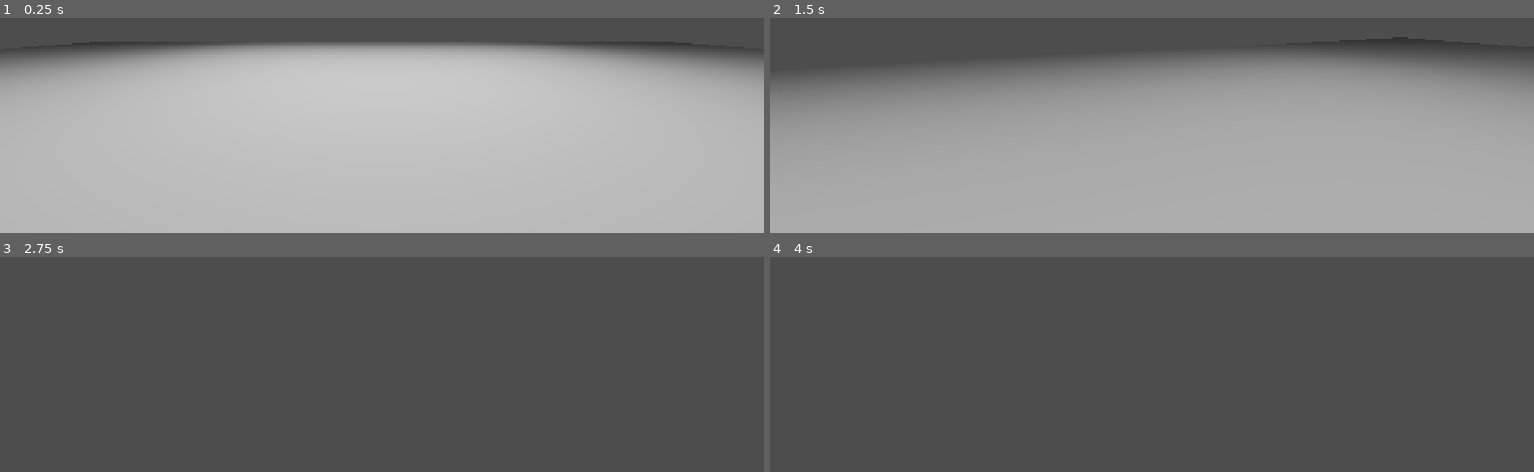
Above: before the commit, frames 1-4 (two rows, left to right).
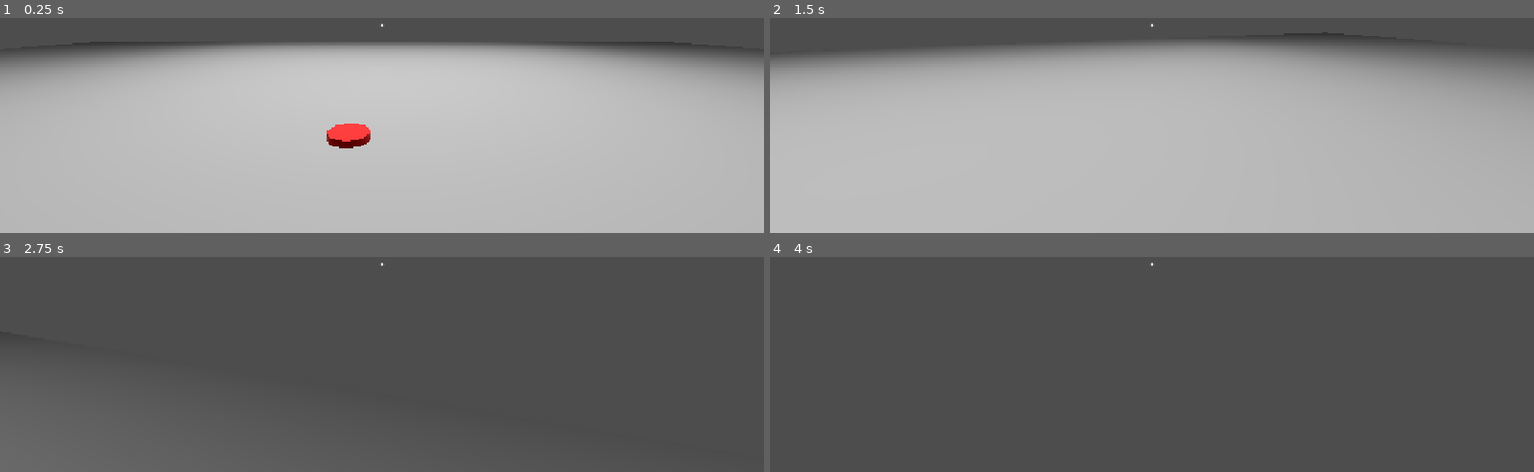
Above: after the commit, the same moments.

Repository: AlexLietha/Slacker
Game: Godot game, scene res://Scenes/test.tscn
The game is run twice, just before and just after one commit, with the same random seed, the same clock (stepped at 60 frames per second) and the same inputs. The project has no main scene, so this scene is started directly.
Inputs (mouse positions are in pixels of both pictures, inside the frame that each line leads up to):
- Up to frame 1 (0.25 s): no input
- Up to frame 2 (1.5 s): move the mouse to (1144, 26) at 0.52 s; hold W (moveForward) from 0.53 s (still down); tap E (interact) at 0.6, 1.35 s; move the mouse to (1205, 24) at 1.27 s
- Up to frame 3 (2.75 s): keep holding W (moveForward); move the mouse to (outside the picture) at 2.02 s; tap E (interact) at 2.1 s
- Up to frame 4 (4 s): move the mouse to (1159, 257) at 2.77 s; release W (moveForward) at 2.78 s; hold A (moveLeft) 2.78-3.53 s; tap E (interact) at 2.85, 3.6 s; tap Enter at 3.5 s; move the mouse to (outside the picture) at 3.52 s; hold W (moveForward) from 3.53 s (still down)

The runs differ from the first frame. In frame 1, 0.6% of the frame differs, in the area x 42-51%, y 2-61%; in frame 2, 29%, in the area x 0-86%, y 2-73%; in frame 3, 1.2%; in frame 4, less than 0.1%.

Commit message:
added Grabbable Objects

Diff:
--- /dev/null
+++ b/slacker/Scenes/grabbable_object.tscn
@@ -0,0 +1,31 @@
+[gd_scene format=3 uid="uid://be2lpldotxs4g"]
+
+[ext_resource type="Script" uid="uid://ddlch850wo3no" path="res://Scripts/grabbable_object.gd" id="1_g5dvv"]
+[ext_resource type="Script" uid="uid://8hid0kygyi71" path="res://Scripts/interactible_component.gd" id="2_74iel"]
+[ext_resource type="Script" uid="uid://6fa7wffcrtgs" path="res://Scripts/grabbable_component.gd" id="3_3vkii"]
+
+[sub_resource type="CylinderShape3D" id="CylinderShape3D_7jh4o"]
+height = 0.03
+radius = 0.1
+
+[sub_resource type="StandardMaterial3D" id="StandardMaterial3D_7jh4o"]
+albedo_color = Color(1, 0, 0, 1)
+
+[node name="grabbableObject" type="RigidBody3D" unique_id=844689755 node_paths=PackedStringArray("interactableComponent", "grabbableComponent")]
+script = ExtResource("1_g5dvv")
+interactableComponent = NodePath("InteractableComponent")
+grabbableComponent = NodePath("GrabbableComponent")
+
+[node name="InteractableComponent" type="Node" parent="." unique_id=56224242]
+script = ExtResource("2_74iel")
+
+[node name="GrabbableComponent" type="Node" parent="." unique_id=1603987229]
+script = ExtResource("3_3vkii")
+
+[node name="CollisionShape3D" type="CollisionShape3D" parent="." unique_id=138031346]
+shape = SubResource("CylinderShape3D_7jh4o")
+
+[node name="CSGCylinder3D" type="CSGCylinder3D" parent="." unique_id=408280462]
+radius = 0.1
+height = 0.03
+material = SubResource("StandardMaterial3D_7jh4o")
--- a/slacker/Scenes/player.tscn
+++ b/slacker/Scenes/player.tscn
@@ -1,7 +1,7 @@
 [gd_scene format=3 uid="uid://w1hcy6j1i0vj"]
 
-[ext_resource type="Script" uid="uid://j5kxh4tou35y" path="res://scripts/interaction.gd" id="1_3vyb7"]
-[ext_resource type="Script" uid="uid://dqpaw7ty68pbe" path="res://scripts/playerMovement.gd" id="1_g2els"]
+[ext_resource type="Script" uid="uid://j5kxh4tou35y" path="res://Scripts/interaction.gd" id="1_3vyb7"]
+[ext_resource type="Script" uid="uid://dqpaw7ty68pbe" path="res://Scripts/playerMovement.gd" id="1_g2els"]
 
 [sub_resource type="BoxShape3D" id="BoxShape3D_7jh4o"]
 size = Vector3(0.6, 1, 0.15)
@@ -9,38 +9,33 @@
 [node name="Player" type="CharacterBody3D" unique_id=1090027167]
 script = ExtResource("1_g2els")
 
-[node name="Interaction Range" type="RayCast3D" parent="." unique_id=1386856921]
-transform = Transform3D(1, 0, 0, 0, 1, 0, 0, 0, 1, 0, 0.8, 0)
-target_position = Vector3(0, 0, -1)
-script = ExtResource("1_3vyb7")
-
 [node name="Camera3D" type="Camera3D" parent="." unique_id=1067204491]
 transform = Transform3D(1, 0, 0, 0, 1, 0, 0, 0, 1, 0, 0.8, 0)
 current = true
 
+[node name="Interaction Range" type="RayCast3D" parent="Camera3D" unique_id=1386856921]
+transform = Transform3D(1, 0, 0, 0, 1, 0, 0, 0, 1, 0, 0, -0.09092179)
+target_position = Vector3(0, 0, -3)
+script = ExtResource("1_3vyb7")
+
 [node name="Body" type="Node3D" parent="." unique_id=975716534]
-
-[node name="CSGCylinder3D" type="CSGCylinder3D" parent="Body" unique_id=1251306329]
-transform = Transform3D(1, 0, 0, 0, -4.371139e-08, -1, 0, 1, -4.371139e-08, 0, 0.76318574, 0)
-radius = 0.1
-height = 0.15
-sides = 16
-
-[node name="CSGCylinder3D2" type="CSGCylinder3D" parent="Body" unique_id=682115544]
-transform = Transform3D(1, 0, 0, 0, -4.371139e-08, -1, 0, 1, -4.371139e-08, 0, 0.34376913, 0)
-radius = 0.3
-height = 0.15
-sides = 16
-
-[node name="CSGBox3D2" type="CSGBox3D" parent="Body/CSGCylinder3D2" unique_id=946722839]
-transform = Transform3D(1, 0, 0, 0, -4.371139e-08, 1, 0, -1, -4.371139e-08, 0, 0.019384764, 0.25)
-operation = 2
-size = Vector3(0.615, 0.5, 0.18876953)
-
-[node name="CSGBox3D" type="CSGBox3D" parent="Body" unique_id=1349500003]
-transform = Transform3D(1, 0, 0, 0, 1, 0, 0, 0, 1, 0, 0.25, 0)
-size = Vector3(0.25, 0.5, 0.15)
 
 [node name="CollisionShape3D" type="CollisionShape3D" parent="." unique_id=312660711]
 transform = Transform3D(1, 0, 0, 0, 1, 0, 0, 0, 1, 0, 0.5, 0)
 shape = SubResource("BoxShape3D_7jh4o")
+
+[node name="Crosshair" type="CanvasLayer" parent="." unique_id=762339402]
+
+[node name="Label" type="Label" parent="Crosshair" unique_id=1229928161]
+anchors_preset = 15
+anchor_right = 1.0
+anchor_bottom = 1.0
+grow_horizontal = 2
+grow_vertical = 2
+theme_override_font_sizes/font_size = 30
+text = "."
+horizontal_alignment = 1
+vertical_alignment = 1
+
+[node name="GrabbedObjectPosition" type="Node3D" parent="." unique_id=1229670346]
+transform = Transform3D(1, 0, 0, 0, 1, 0, 0, 0, 1, 0, 0.5835149, -0.43490535)
--- a/slacker/Scenes/test.tscn
+++ b/slacker/Scenes/test.tscn
@@ -1,6 +1,7 @@
 [gd_scene format=3 uid="uid://c2dsntpomcf6p"]
 
 [ext_resource type="PackedScene" uid="uid://w1hcy6j1i0vj" path="res://Scenes/player.tscn" id="1_lc1oi"]
+[ext_resource type="PackedScene" uid="uid://be2lpldotxs4g" path="res://Scenes/grabbable_object.tscn" id="2_8od7v"]
 
 [sub_resource type="Environment" id="Environment_7jh4o"]
 ambient_light_color = Color(1, 1, 1, 1)
@@ -21,3 +22,6 @@
 light_energy = 16.0
 area_range = 30.0
 area_size = Vector2(10, 10)
+
+[node name="grabbableObject" parent="." unique_id=446894522 instance=ExtResource("2_8od7v")]
+transform = Transform3D(1, 0, 0, 0, 1, 0, 0, 0, 1, -0.1460023, 0.66756153, -1.23946)
--- /dev/null
+++ b/slacker/Scripts/grabbable_component.gd
@@ -0,0 +1,4 @@
+extends Node
+class_name GrabbableComponent
+
+@export var Grabbable = false
--- /dev/null
+++ b/slacker/Scripts/grabbable_object.gd
@@ -0,0 +1,19 @@
+extends RigidBody3D
+
+@export var interactableComponent: InteractableComponent
+@export var grabbableComponent: GrabbableComponent
+
+
+func _ready() -> void:
+	interactableComponent.GetSignal().connect(Grab)
+
+
+func Grab(grabber : CharacterBody3D):
+	pass
+	print(grabber)
+
+	self.reparent(grabber.get_child(4))
+	self.position = Vector3.ZERO
+	self.freeze = true
+	grabber.get_child(0).get_child(0).canInteract = false
+	# Interactor will grab the object
--- a/slacker/Scripts/interactible_component.gd
+++ b/slacker/Scripts/interactible_component.gd
@@ -1,4 +1,5 @@
 extends Node
+class_name InteractableComponent
 
 @export var Interactible = false
 signal interacted(interactor : CharacterBody3D)
--- a/slacker/Scripts/interaction.gd
+++ b/slacker/Scripts/interaction.gd
@@ -1,9 +1,19 @@
 extends RayCast3D
 
-func _process(delta: float) -> void:
-	#if get_collider():
-		#print(get_collider().get_class())
+var canInteract = true
 
-	if Input.is_action_just_pressed("interact"):
-		if get_collider():
-			get_collider().Interact(self.get_parent())
+func _process(_delta: float) -> void:
+	var collider = get_collider()
+
+
+	if collider == InteractableComponent:
+		print(get_collider().get_class())
+
+
+
+	if Input.is_action_just_pressed("interact") and canInteract:
+		if collider:
+			var interactable = collider.get_node_or_null("InteractableComponent")
+
+			if interactable:
+				interactable.Interact(self.get_parent().get_parent())
Not shown, added: slacker/Scripts/grabbable_component.gd.uid
Not shown, added: slacker/Scripts/grabbable_object.gd.uid
